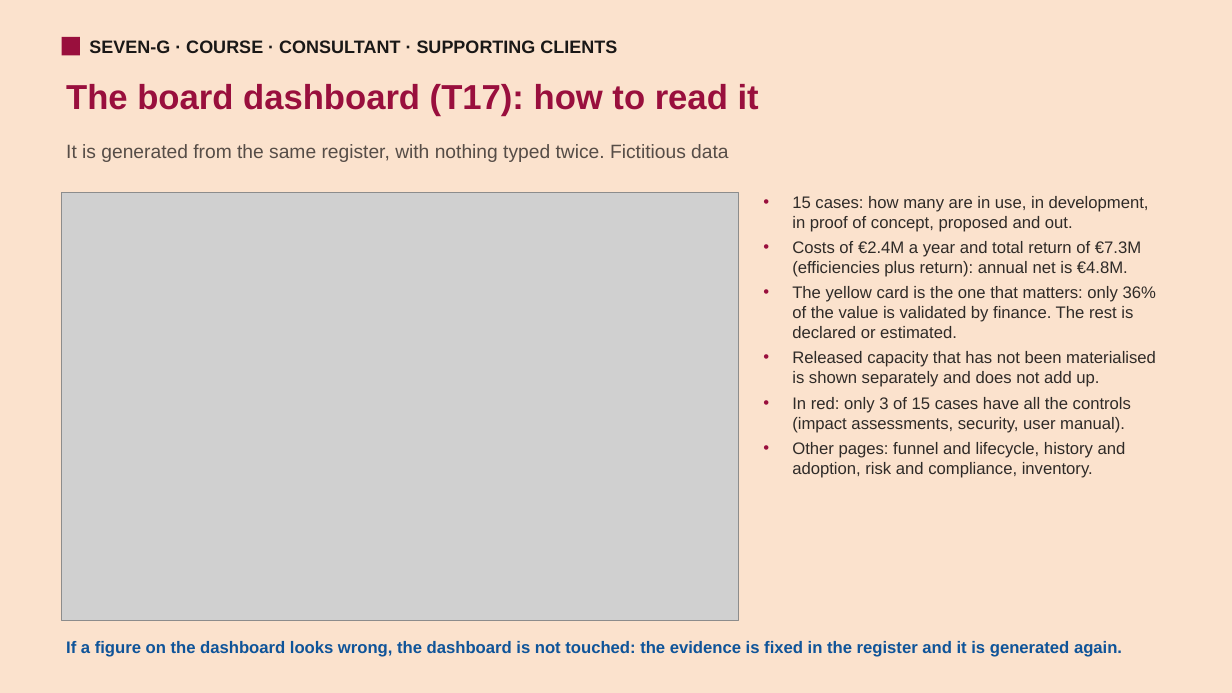
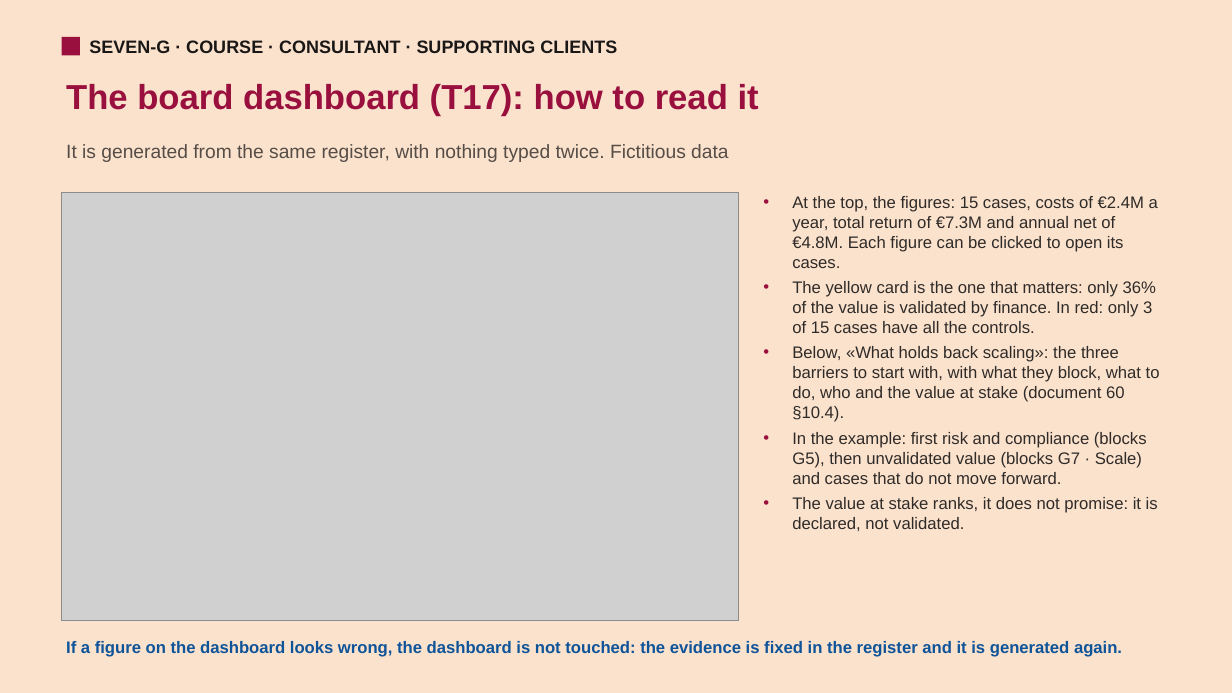
Before and after one commit to seachad/AI_CONSULTING, a slide deck: slide 12 of SEVEN-G/pptx/en/SEVEN-G_Curso_Consultor.pptx. Drawn at 1232x693 pixels with LibreOffice and Linux fonts; fonts in the diff are those of the drawing; grey boxes stand for pictures. Boxes give left, top, right and bottom in pixels: in the first picture for what was removed or moved away, otherwise in the second. Text is boxed around its words. In the diff, an @@ line names an element or a change of style, - is before the commit and + after.

Commit message:
Cursos en presentacion: panel con frenos y diapositiva del mapa de impacto

```diff
--- a/SEVEN-G/pptx/en/SEVEN-G_Curso_Consultor.pptx
+++ b/SEVEN-G/pptx/en/SEVEN-G_Curso_Consultor.pptx
@@ text at (x1=792, y1=196, x2=1160, y2=531): text changed @@
-• 15 cases: how many are in use, in development, in proof of concept, proposed and out.
-• Costs of €2.4M a year and total return of €7.3M (efficiencies plus return): annual net is €4.8M.
-• The yellow card is the one that matters: only 36% of the value is validated by finance. The rest is declared or estimated.
-• Released capacity that has not been materialised is shown separately and does not add up.
-• In red: only 3 of 15 cases have all the controls (impact assessments, security, user manual).
-• Other pages: funnel and lifecycle, history and adoption, risk and compliance, inventory.
+• At the top, the figures: 15 cases, costs of €2.4M a year, total return of €7.3M and annual net of €4.8M. Each figure can be clicked to open its cases.
+• The yellow card is the one that matters: only 36% of the value is validated by finance. In red: only 3 of 15 cases have all the controls.
+• Below, «What holds back scaling»: the three barriers to start with, with what they block, what to do, who and the value at stake (document 60 §10.4).
+• In the example: first risk and compliance (blocks G5), then unvalidated value (blocks G7 · Scale) and cases that do not move forward.
+• The value at stake ranks, it does not promise: it is declared, not validated.
```
Also in this commit, not shown: 1 slide added, 14 other files.
